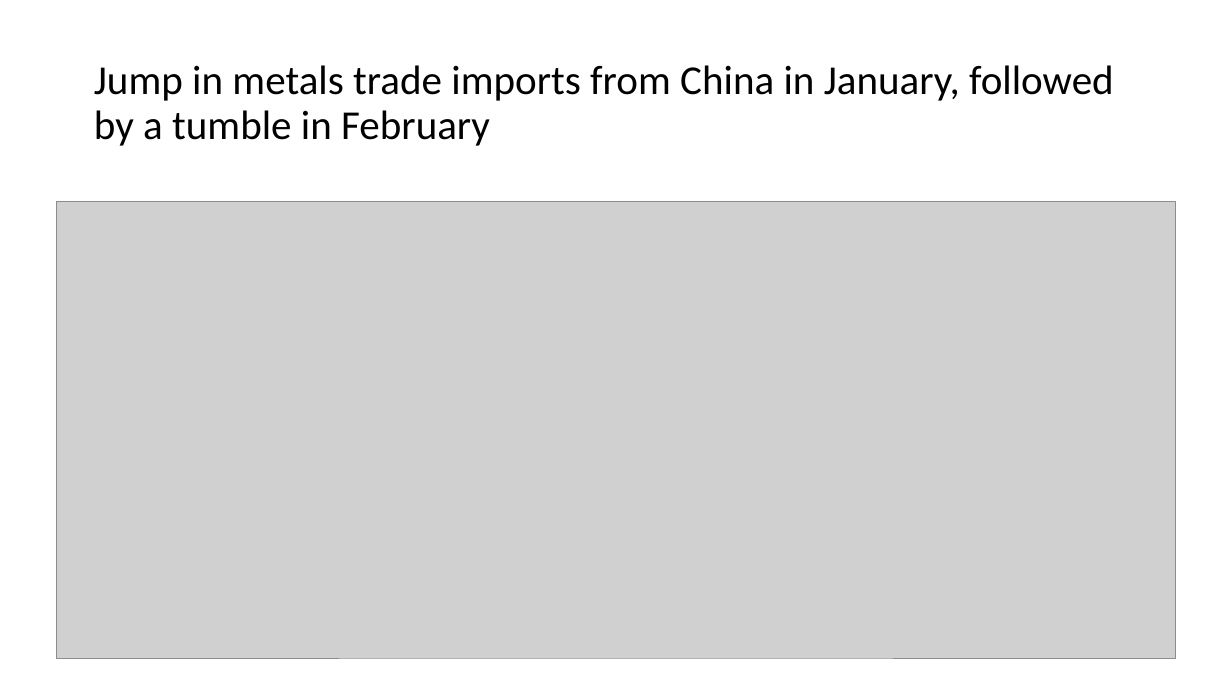
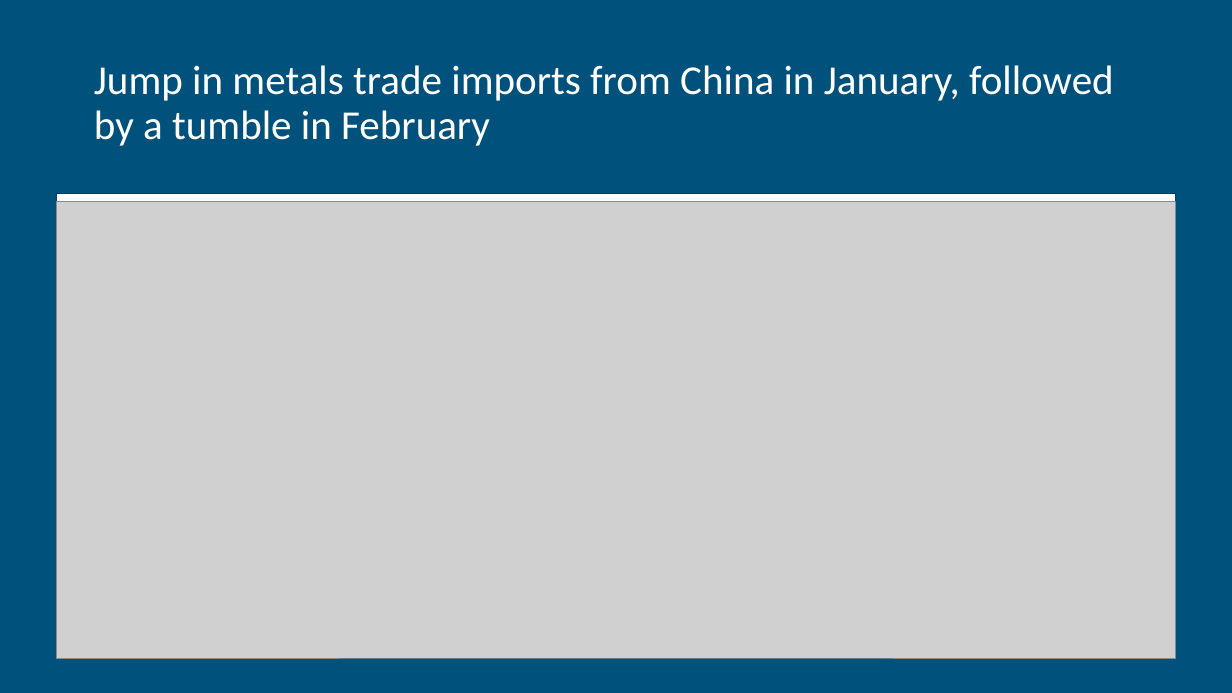
Before and after one commit to christinamarpar/GW-project-1, a slide deck: slide 4 of TradePres_v1.pptx (slide 3 before the commit). Drawn at 1232x693 pixels with LibreOffice and Linux fonts; fonts in the diff are those of the drawing; grey boxes stand for pictures. Boxes give left, top, right and bottom in pixels: in the first picture for what was removed or moved away, otherwise in the second. Text is boxed around its words. In the diff, an @@ line names an element or a change of style, - is before the commit and + after.

```diff
--- a/TradePres_v1.pptx
+++ b/TradePres_v1.pptx
@@ background #FFFFFF to #00517C @@
@@ title "Jump in metals trade imports ..." at bbox=[94, 65, 1114, 146]: text colour #000000 to #FFFFFF @@
@@ rectangle added at bbox=[56, 194, 1175, 651], fill #FFFFFF, outline #004065 0.75 pt @@
```
Also in this commit, not shown: 3 other slides changed, 8 slides added, 8 other files.
